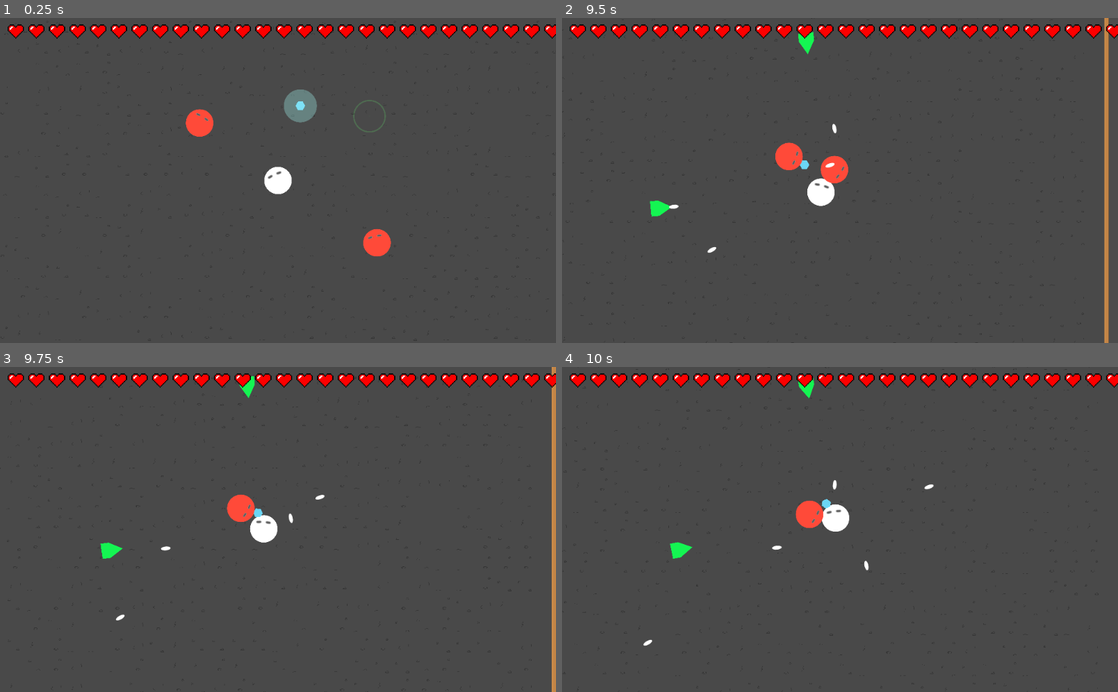
Above: before the commit, frames 1-4 (two rows, left to right).
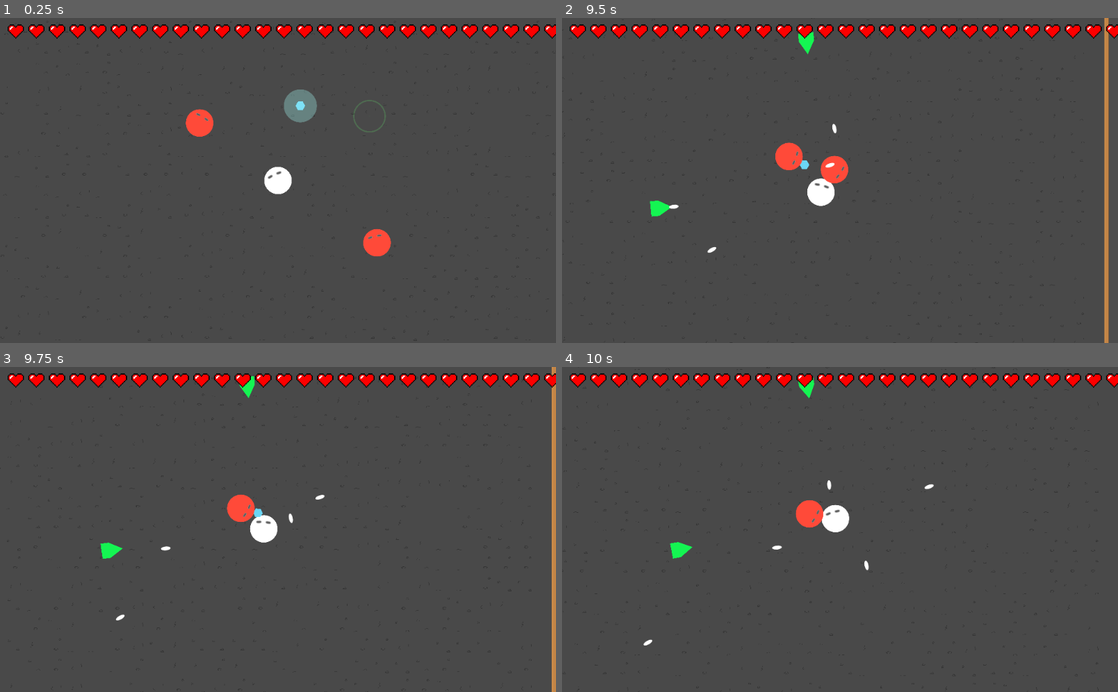
Above: after the commit, the same moments.

Repository: kmltml/gmtk2021
Game: Godot game, scene res://main.tscn
The game is run twice, just before and just after one commit, with the same random seed, the same clock (stepped at 60 frames per second) and the same inputs. Sound files missing from this copy of the repository are replaced by a short silence.
Inputs (mouse positions are in pixels of both pictures, inside the frame that each line leads up to):
- Up to frame 1 (0.25 s): no input
- Up to frame 2 (9.5 s): move the mouse to (812, 245) at 0.52 s; press the mouse at (812, 245) at 0.53 s; hold W (move_up) 0.53-2.03 s; move the mouse to (1006, 229) at 1.27 s; release the mouse at (1006, 229) at 1.28 s; click (1006, 229) at 1.35 s; move the mouse to (673, 131) at 2.02 s; press the mouse at (673, 131) at 2.03 s; hold A (move_left) 2.03-3.53 s; move the mouse to (867, 180) at 2.77 s; release the mouse at (867, 180) at 2.78 s; click (867, 180) at 2.85 s; move the mouse to (756, 99) at 3.52 s; press the mouse at (756, 99) at 3.53 s; hold S (move_down) 3.53-4.28 s; move the mouse to (962, 164) at 4.27 s; release the mouse at (962, 164) at 4.28 s; hold D (move_right) 4.28-5.03 s; click (962, 164) at 4.35 s; move the mouse to (728, 196) at 5.02 s; press the mouse at (728, 196) at 5.03 s; hold W (move_up) 5.03-5.78 s; move the mouse to (895, 109) at 5.77 s; release the mouse at (895, 109) at 5.78 s; hold D (move_right) 5.78-8.03 s; click (895, 109) at 5.85 s; move the mouse to (812, 245) at 6.52 s; press the mouse at (812, 245) at 6.53 s; move the mouse to (1006, 229) at 7.27 s; release the mouse at (1006, 229) at 7.28 s; click (1006, 229) at 7.35 s; move the mouse to (673, 131) at 8.02 s; press the mouse at (673, 131) at 8.03 s; hold S (move_down) 8.03-8.78 s; move the mouse to (867, 180) at 8.77 s; release the mouse at (867, 180) at 8.78 s; hold A (move_left) from 8.78 s (still down); click (867, 180) at 8.85 s
- Up to frame 3 (9.75 s): move the mouse to (194, 448) at 9.52 s; release A (move_left) at 9.53 s; press the mouse at (194, 448) at 9.53 s; hold W (move_up) from 9.53 s (still down)
- Up to frame 4 (10 s): keep holding W (move_up)

Frames 1-3 are identical in both runs. In frame 4, 0.2% of the frame differs, in the area x 14-67%, y 3-86%.

Commit message:
Make rusher enemies destroy powerups too

Diff:
--- a/enemies/rusher/monster_movement.gd
+++ b/enemies/rusher/monster_movement.gd
@@ -34,7 +34,7 @@
 
 func _on_Monster_body_entered(body):
     if body.is_in_group("player"):
-        Global.playerHealth-=1
+        body.on_contact_damage(self)
 
 func on_bullet_hit(_bullet):
     queue_free()
--- a/player/player_movement.gd
+++ b/player/player_movement.gd
@@ -52,3 +52,6 @@
 
 func on_bullet_hit(_body):
     Global.playerHealth -= 1
+
+func on_contact_damage(_enemy):
+    Global.playerHealth -= 1
--- a/powerups/powerup.gd
+++ b/powerups/powerup.gd
@@ -37,3 +37,6 @@
 
 func attach_powerup(powerup):
     attached_things.append(powerup)
+
+func on_contact_damage(_enemy):
+    powerup_die()
